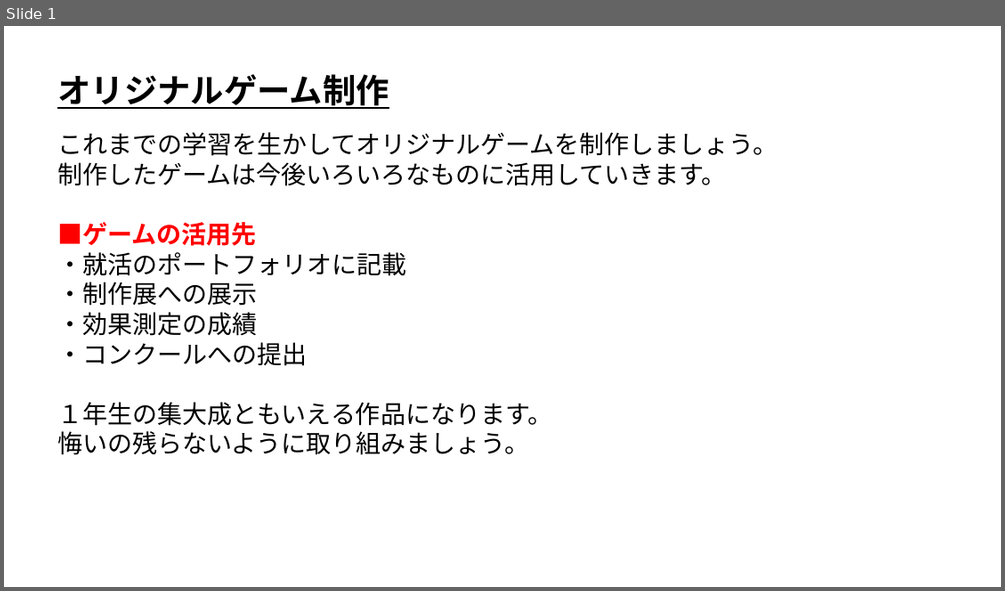
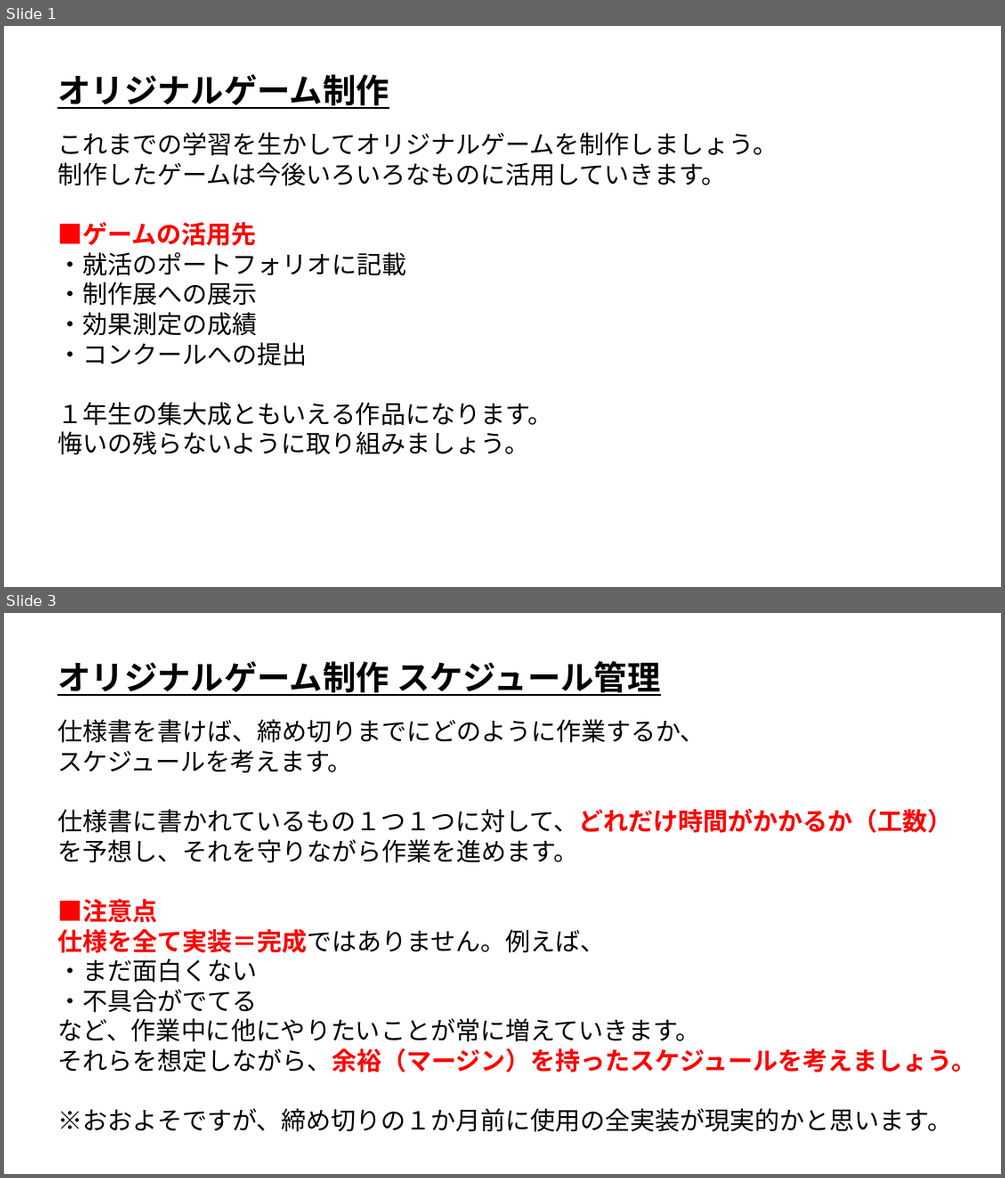
Before and after one commit to ArakiYusuke-Ohara/Textbook, a slide deck: ゲーム科1年/00_前期/ゲームプログラミングⅢ/04_オリジナルゲーム制作.pptx. Shown one above the other, each under a label of ours: slide 1 before the commit, slides 1 and 3 after it; the slides between them are not shown. The pictures are 1005x591 and 1005x1178 pixels, drawn with LibreOffice and Linux fonts; fonts in the diff are those of the drawing. Boxes give left, top, right and bottom in pixels: in the first picture for what was removed or moved away, otherwise in the second. Text is boxed around its words. In the diff, an @@ line names an element or a change of style, - is before the commit and + after.

Commit message:
ゲーム制作の企画～作業までの流れ追加

```diff
--- a/ゲーム科1年/00_前期/ゲームプログラミングⅢ/04_オリジナルゲーム制作.pptx
+++ b/ゲーム科1年/00_前期/ゲームプログラミングⅢ/04_オリジナルゲーム制作.pptx
@@ slide 3 added at [4, 613, 1001, 1174], background #FFFFFF @@
@@ text added at [57, 661, 660, 696], 32 pt, text #000000, bold, underline @@
+オリジナルゲーム制作 スケジュール管理
@@ text added at [57, 719, 976, 1132], 24 pt, text #000000 @@
+仕様書を書けば、締め切りまでにどのように作業するか、
+スケジュールを考えます。
+仕様書に書かれているもの１つ１つに対して、どれだけ時間がかかるか（工数）
+を予想し、それを守りながら作業を進めます。
+■注意点
+仕様を全て実装＝完成ではありません。例えば、
+・まだ面白くない
+・不具合がでてる
+など、作業中に他にやりたいことが常に増えていきます。
+それらを想定しながら、余裕（マージン）を持ったスケジュールを考えましょう。
+※おおよそですが、締め切りの１か月前に使用の全実装が現実的かと思います。
```
Also in this commit, not shown: 3 other slides added, 8 other files.
